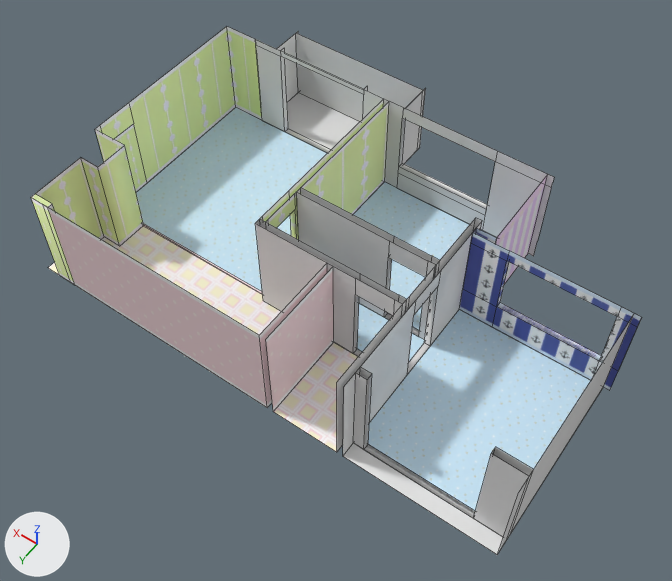
What one commit did to the Blender file apartment/apartment8.blend.
The view is the same before and after, from a 50 mm lens placed at (-9.29, 14.05, 20.61), pointed at (-0.22, 1.36, 0.67). The axes (+X, +Y, +Z) are drawn at lower left. The lights are the same throughout. Mesh edges are drawn as thin lines.
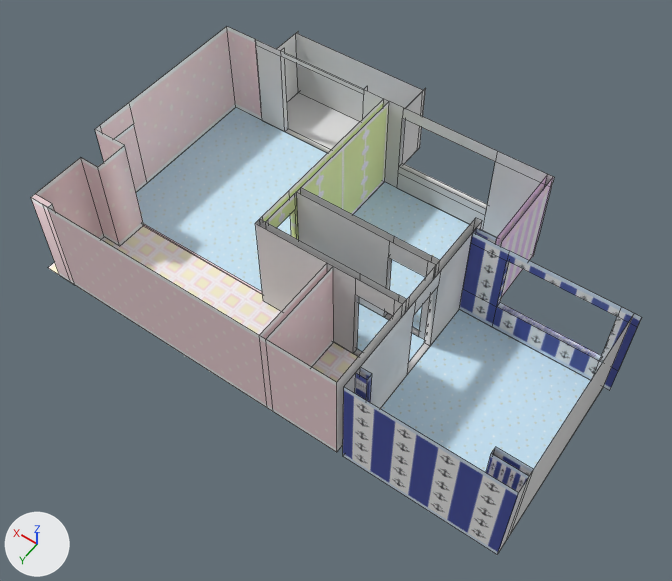
The change, as a diff of the scene's bpy script:
```diff
--- a/apartment/apartment8.blend.py
+++ b/apartment/apartment8.blend.py
@@ me_cube_010 @@
 me_cube_010.from_pydata(...)  # 26 vertices, 14 faces; spans x -0.45..0.24, y -2.86..2.42, z -1.0..1.0
-me_cube_010.materials.append(mat_wallpaper_1_png)  # picture img_wallpaper_1_png
+me_cube_010.materials.append(mat_wallpaper_2_png)  # picture img_wallpaper_2_png
@@ me_cube_009 @@
 me_cube_009.from_pydata(...)  # 4 vertices, 1 face; spans x -2.2..2.2, y 0.0, z -1.0..1.0
 # used by ob_cube_008; location = (2.8, 5.07, 1.63); scale = (1.6, 0.0561, 1.6)
-me_cube_009.vertices[0].co = (-2.2, 0.0, -1.0)  # pixel (267, 407)
-me_cube_009.vertices[1].co = (-2.2, 0.0, 1.0)  # pixel (259, 335)
+# me_cube_009 part 1
+me_cube_009.vertices[0].co = (-3.55, 0.0, -1.0)  # pixel (336, 452)
+me_cube_009.vertices[1].co = (-3.55, 0.0, 1.0)  # pixel (336, 382)
 me_cube_009.materials.append(mat_wallpaper_2_png)
@@ me_cube_008 @@
 me_cube_008.from_pydata(...)  # 16 vertices, 7 faces; spans x -1.44..1.26, y -1.64..1.64, z -0.72..1.28
+me_cube_008.materials.append(mat_wallpaper_4_png)  # picture img_wallpaper_4_png
@@ me_cube_005 @@
 me_cube_005.from_pydata(...)  # 4 vertices, 1 face; spans x 0.0, y -0.85..0.85, z -1.0..1.0
 # used by ob_cube_004; location = (-3.66, -2.02, 1.63); scale = (1.6, 1.6, 1.6)
+# me_cube_005 part 2: the loose piece of 4 vertices spanning x 0.0, y -0.85..0.85, z -1.0..1.0 is copied, and the copy is moved by (-0.1, 0.0, 0.0); it spans x -0.1, y -0.85..0.85, z -1.0..1.0
 me_cube_005.materials.append(mat_wallpaper_3_png)
@@ me_cube_011 @@
+me_cube_011.from_pydata(...)  # 4 vertices, 1 face; spans x -2.2..0.51, y 0.0, z -1.0..1.0
+me_cube_011.polygons.foreach_set('use_smooth', [True] * 1)
+me_cube_011.materials.append(mat_wallpaper_4_png)  # picture img_wallpaper_4_png
@@ ob_cube_010 @@
+ob_cube_010 = bpy.data.objects.new('Cube.010', me_cube_011)
+ob_cube_010.location = (-3.89, 5.07, 1.63)
+ob_cube_010.scale = (1.6, 0.0561, 1.6)
```

Boxes [x1, y1, x2, y2] around the edits, measured in the pictures (672 x 581 px):
'Cube.009', recoloured (green to grey): [31, 29, 262, 282] in both
'Cube.008', reshaped (32% wider, 23% taller): before [48, 208, 267, 407]; after [48, 208, 337, 452]
'Cube.010', added: after [343, 387, 519, 555]
'Cube.007', recoloured: [353, 368, 534, 537] in both
'Cube.004', reshaped: before [495, 175, 548, 284]; after [495, 175, 553, 297]
part 2 of me_cube_005, added: after [501, 178, 553, 297]
'Plane.004', unchanged, covered by the edit: before [273, 342, 358, 452]; after [312, 342, 358, 382]
'Plane.009', unchanged, covered by the edit: before [343, 443, 503, 554]
